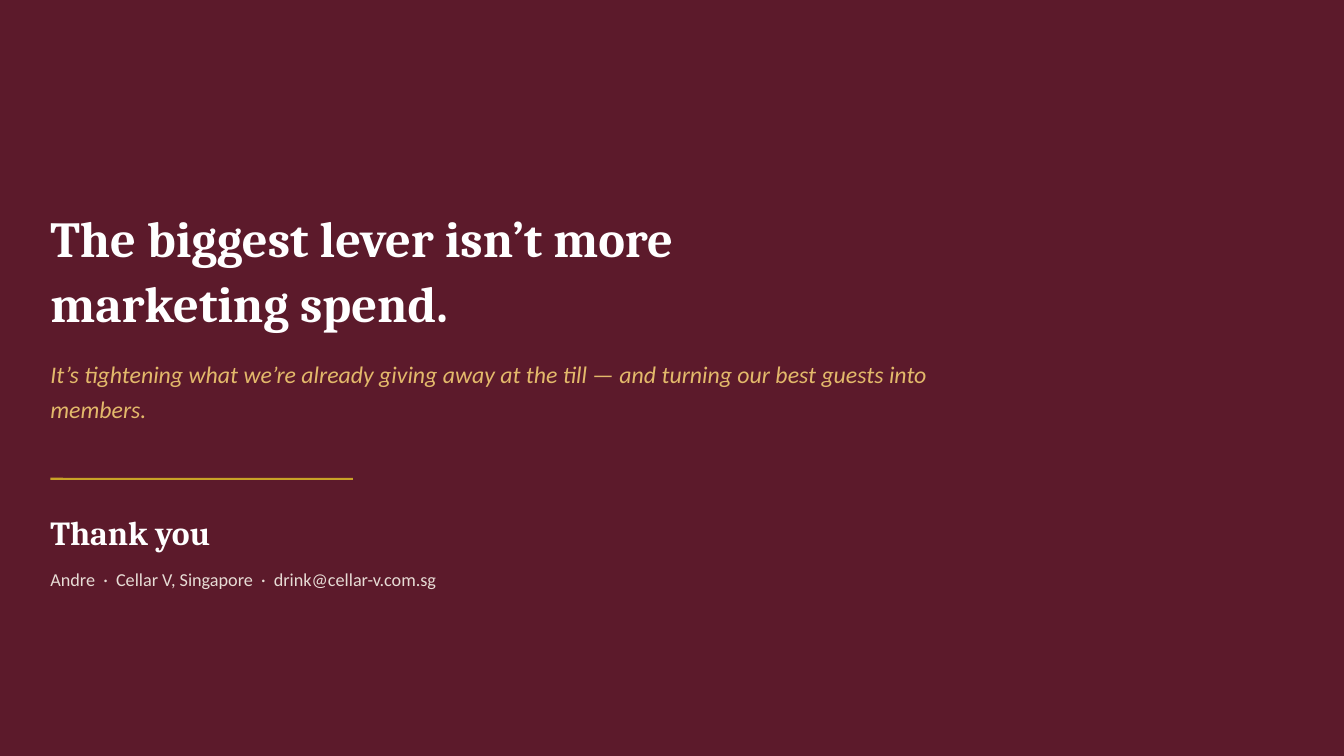
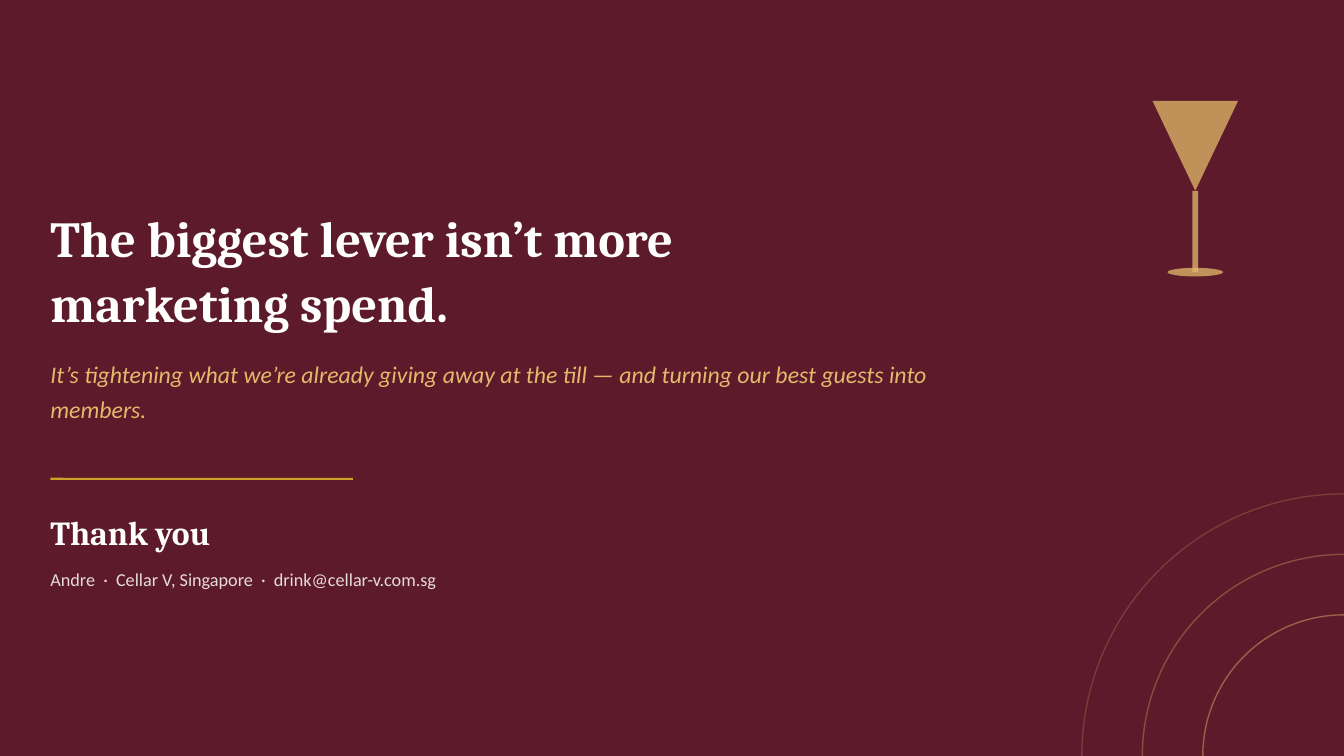
Before and after one commit to andrizomai/Cellar-V-Dashbaord-, a slide deck: slide 12 of presentation/Cellar_V_Data_Story.pptx. Drawn at 1344x756 pixels with LibreOffice and Linux fonts; fonts in the diff are those of the drawing. Boxes give left, top, right and bottom in pixels: in the first picture for what was removed or moved away, otherwise in the second. Text is boxed around its words. In the diff, an @@ line names an element or a change of style, - is before the commit and + after.

```diff
--- a/presentation/Cellar_V_Data_Story.pptx
+++ b/presentation/Cellar_V_Data_Story.pptx
@@ triangle added at bbox=[1152, 101, 1238, 191], fill #E3B96B at 75% opacity @@
@@ rectangle added at bbox=[1193, 191, 1199, 272], fill #E3B96B at 75% opacity @@
@@ ellipse added at bbox=[1168, 268, 1223, 277], fill #E3B96B at 75% opacity @@
@@ ellipse added at bbox=[1082, 494, 1344, 756], outline #E3B96B 1 pt @@
@@ ellipse added at bbox=[1142, 555, 1344, 756], outline #E3B96B 1 pt @@
@@ ellipse added at bbox=[1203, 615, 1344, 756], outline #E3B96B 1 pt @@
```
Also in this commit, not shown: 1 other slide changed, 1 other file.
